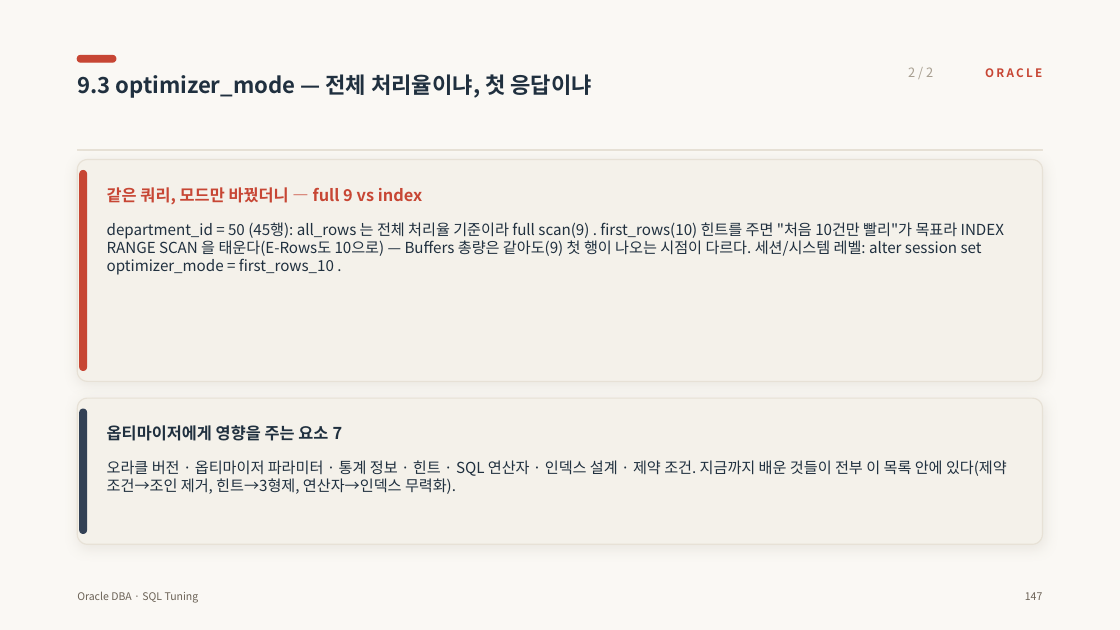
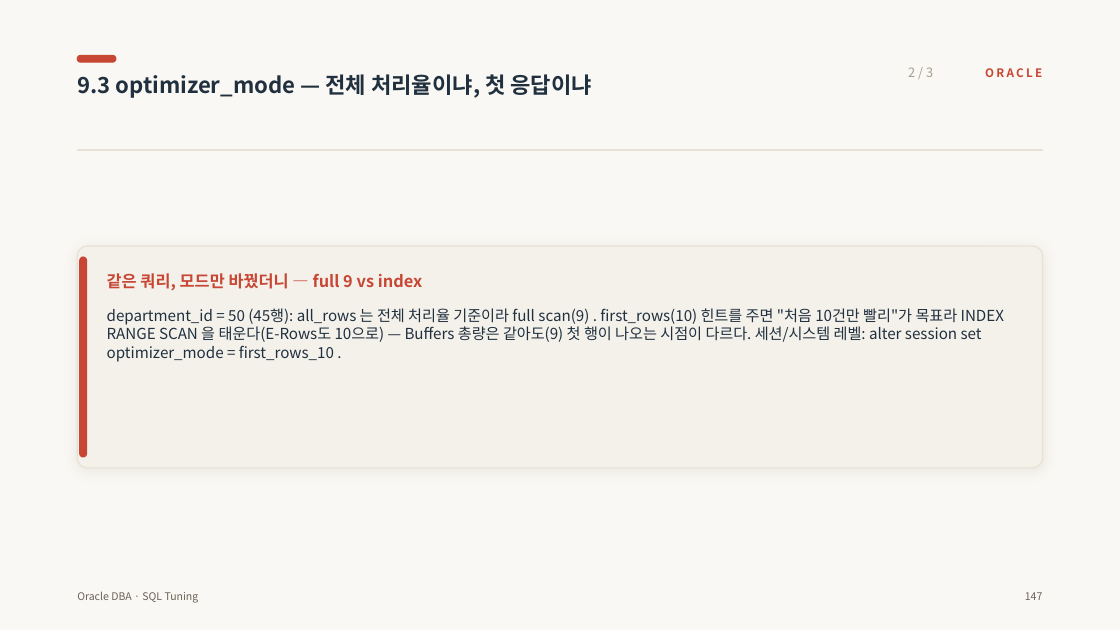
Before and after one commit to jokwangwon/ora-ppt-gen, a slide deck: slide 158 of files/sql_tuning.pptx. Drawn at 1120x630 pixels with LibreOffice and Linux fonts; fonts in the diff are those of the drawing. Boxes give left, top, right and bottom in pixels: in the first picture for what was removed or moved away, otherwise in the second. Text is boxed around its words. In the diff, an @@ line names an element or a change of style, - is before the commit and + after.

```diff
--- a/files/sql_tuning.pptx
+++ b/files/sql_tuning.pptx
@@ text at (908,67,933,77): text changed @@
-2 / 2
+2 / 3
@@ 2 texts, 2 rounded rectangles: place and size @@
-2 texts, 2 rounded rectangles at (77,160,1043,381)
+2 texts, 2 rounded rectangles at (77,246,1043,468)
@@ rounded rectangle removed at (77,398,1043,544) @@
@@ rounded rectangle removed at (80,409,87,534) @@
@@ text removed at (107,425,343,441) @@
-옵티마이저에게 영향을 주는 요소 7
@@ text removed at (107,460,1007,494) @@
-오라클 버전 · 옵티마이저 파라미터 · 통계 정보 · 힌트 · SQL 연산자 · 인덱스 설계 · 제약 조건. 지금까지 배운 것들이 전부 이 목록 안에 있다(제약 조건→조인 제거, 힌트→3형제, 연산자→인덱스 무력화).
```
Also in this commit, not shown: 6 other slides changed, 13 slides added, 11 other files.
